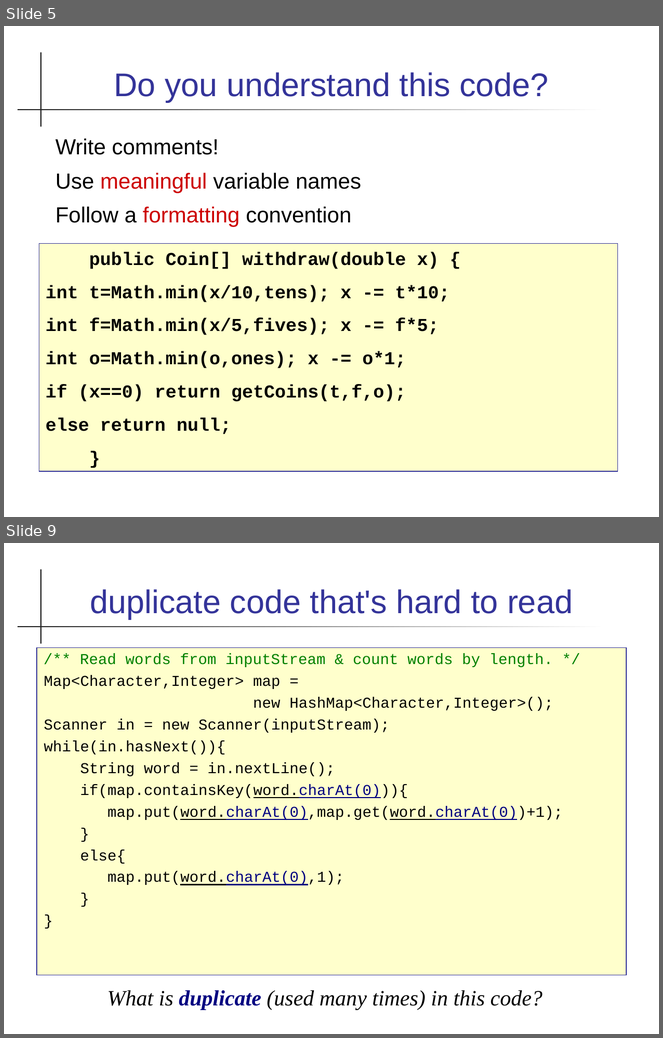
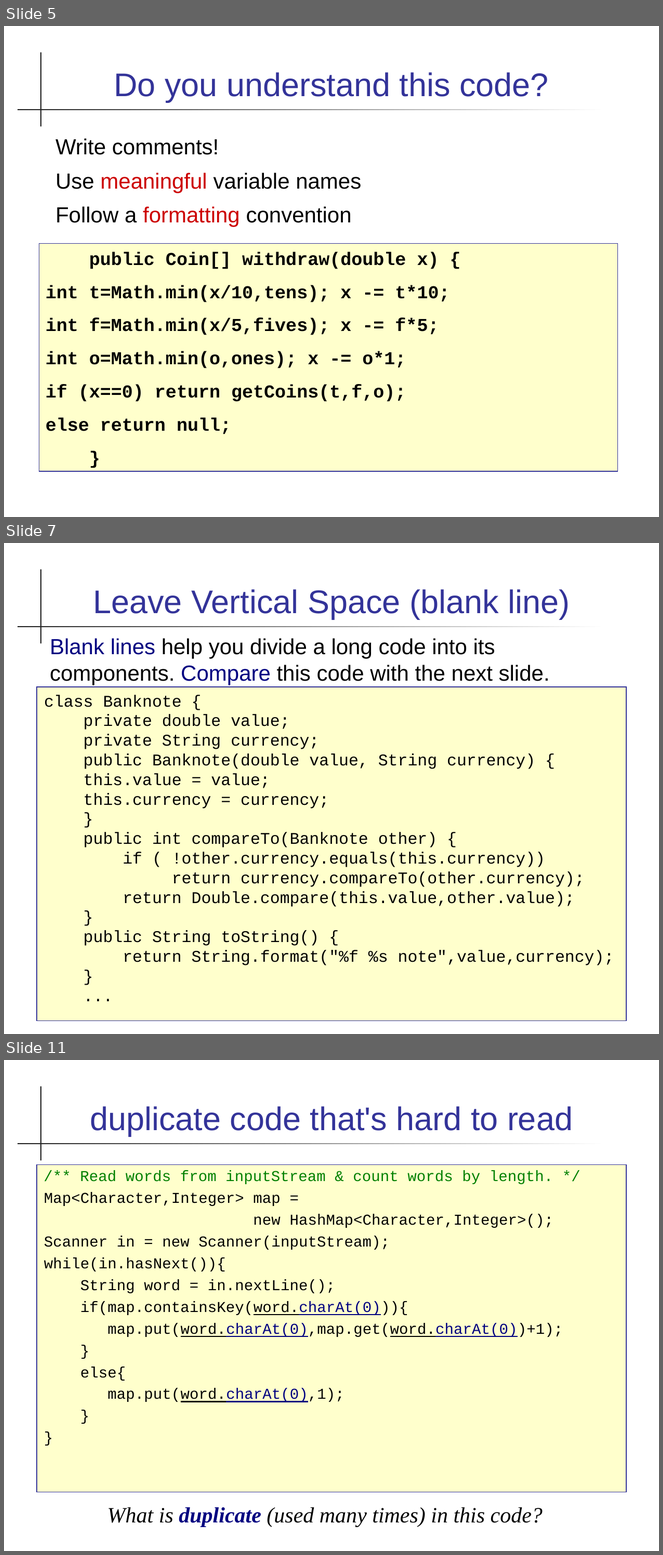
Before and after one commit to skeoop/skeoop.github.io, a slide deck: week5/Coding-Guidelines.ppt. Shown one above the other, each under a label of ours: slides 5 and 9 before the commit, slides 5, 7 and 11 after it; the slides between them are not shown. The pictures are 663x1038 and 663x1555 pixels, drawn with LibreOffice and Linux fonts; fonts in the diff are those of the drawing. Boxes give left, top, right and bottom in pixels: in the first picture for what was removed or moved away, otherwise in the second. Text is boxed around its words. In the diff, an @@ line names an element or a change of style, - is before the commit and + after.

```diff
--- a/week5/Coding-Guidelines.ppt
+++ b/week5/Coding-Guidelines.ppt
@@ slide 7 added at (4, 543, 659, 1034), background #FFFFFF; not listed: 2 template elements that a slide beside it also shows @@
@@ title added at (93, 589, 570, 619), 36 pt, text #333399 @@
+Leave Vertical Space (blank line)
@@ text added at (50, 638, 550, 685), 24 pt, text #000000 @@
+Blank lines help you divide a long code into its components. Compare this code with the next slide.
@@ text added at (37, 687, 626, 1021), fill #FFFFCC, outline #333399 0.74 pt, 18 pt, text #000000 @@
+class Banknote {
+private double value;
+private String currency;
+public Banknote(double value, String currency) {
+this.value = value;
+this.currency = currency;
+}
+public int compareTo(Banknote other) {
+if ( !other.currency.equals(this.currency))
+return currency.compareTo(other.currency);
+return Double.compare(this.value,other.value);
+}
+public String toString() {
+return String.format("%f %s note",value,currency);
+}
+...
@@ what was slide 9 is now slide 11 @@
```
Also in this commit, not shown: 4 slides changed, 1 other slide added, 2 other files.
